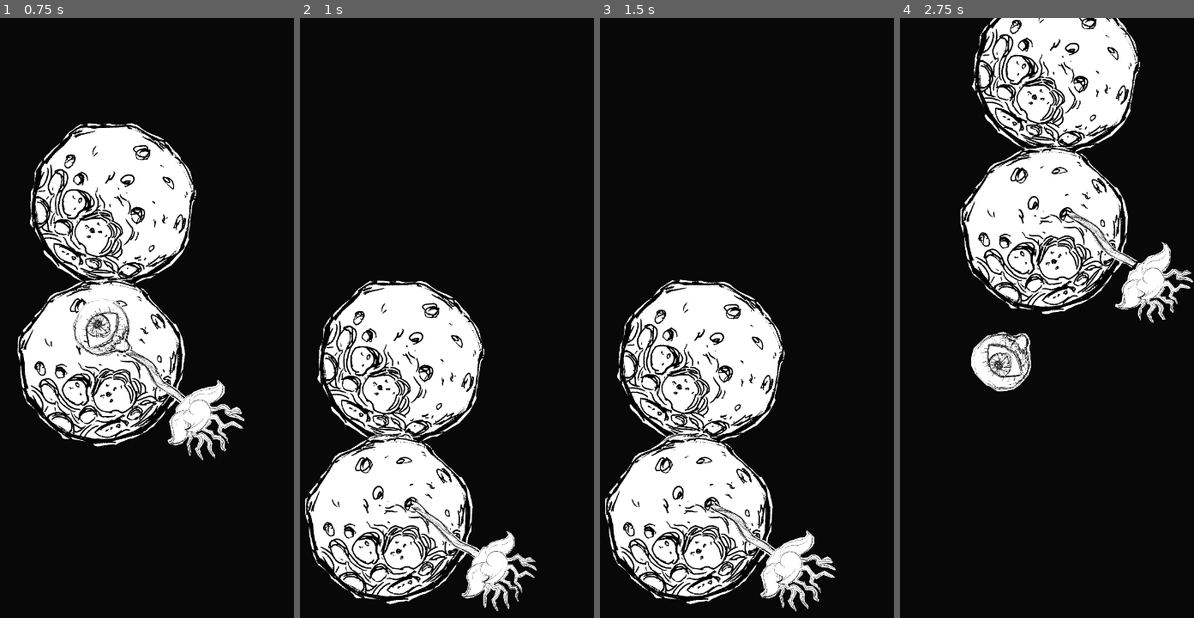
Above: before the commit, frames 1-4 (left to right).
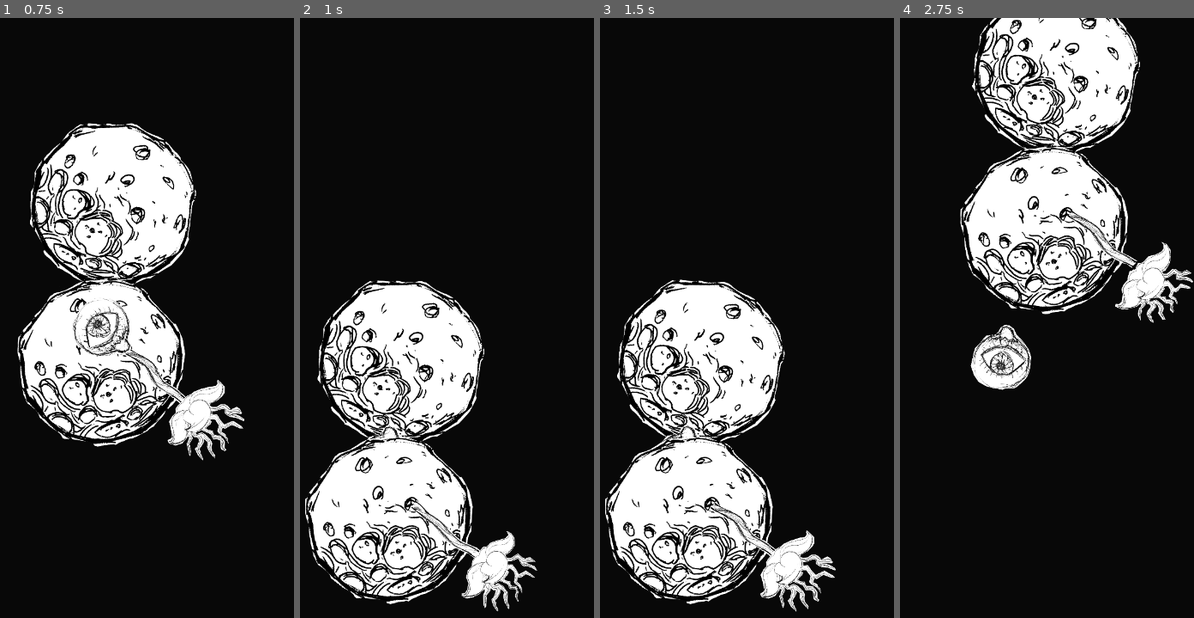
Above: after the commit, the same moments.

Repository: patryelt/RootOfEvil
Game: Godot game, scene res://scenes/Game.tscn
Same seed, same stepped clock (60 frames per second), same inputs: the game is played once before the commit and once after it.
Inputs:
- Up to frame 1 (0.75 s): no input
- Up to frame 2 (1 s): tap Space (jump) at 0.77 s
- Up to frame 3 (1.5 s): no input
- Up to frame 4 (2.75 s): tap Space (jump) at 1.52 s

Frame 1 is identical in both runs. In frame 2, 0.1% of the frame differs, in the area x 22-39%, y 67-71%; in frame 3, 0.1%; in frame 4, 1.1%, in the area x 23-45%, y 51-63%.

Commit message:
Fix landing rotaton for real

Diff:
--- a/scenes/Player/Player.gd
+++ b/scenes/Player/Player.gd
@@ -43,8 +43,8 @@
 func land(planet):
 	_planet = planet
 	_jump_speed = 0
-	look_at(position)
-	pass
+	look_at(planet.position)
+	rotate(-PI/2)
 
 func _process(delta):
 	if _planet == null:
